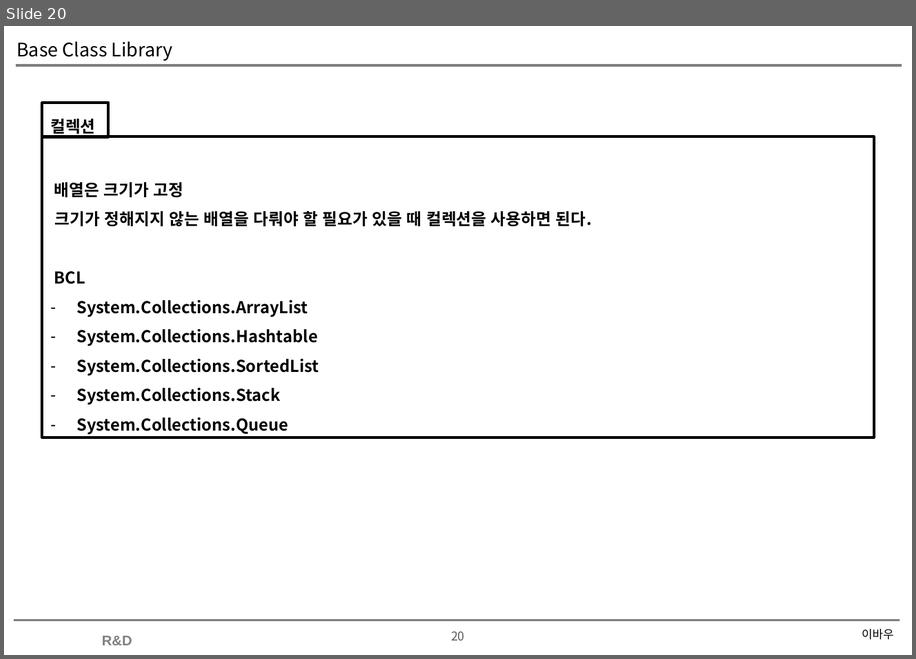
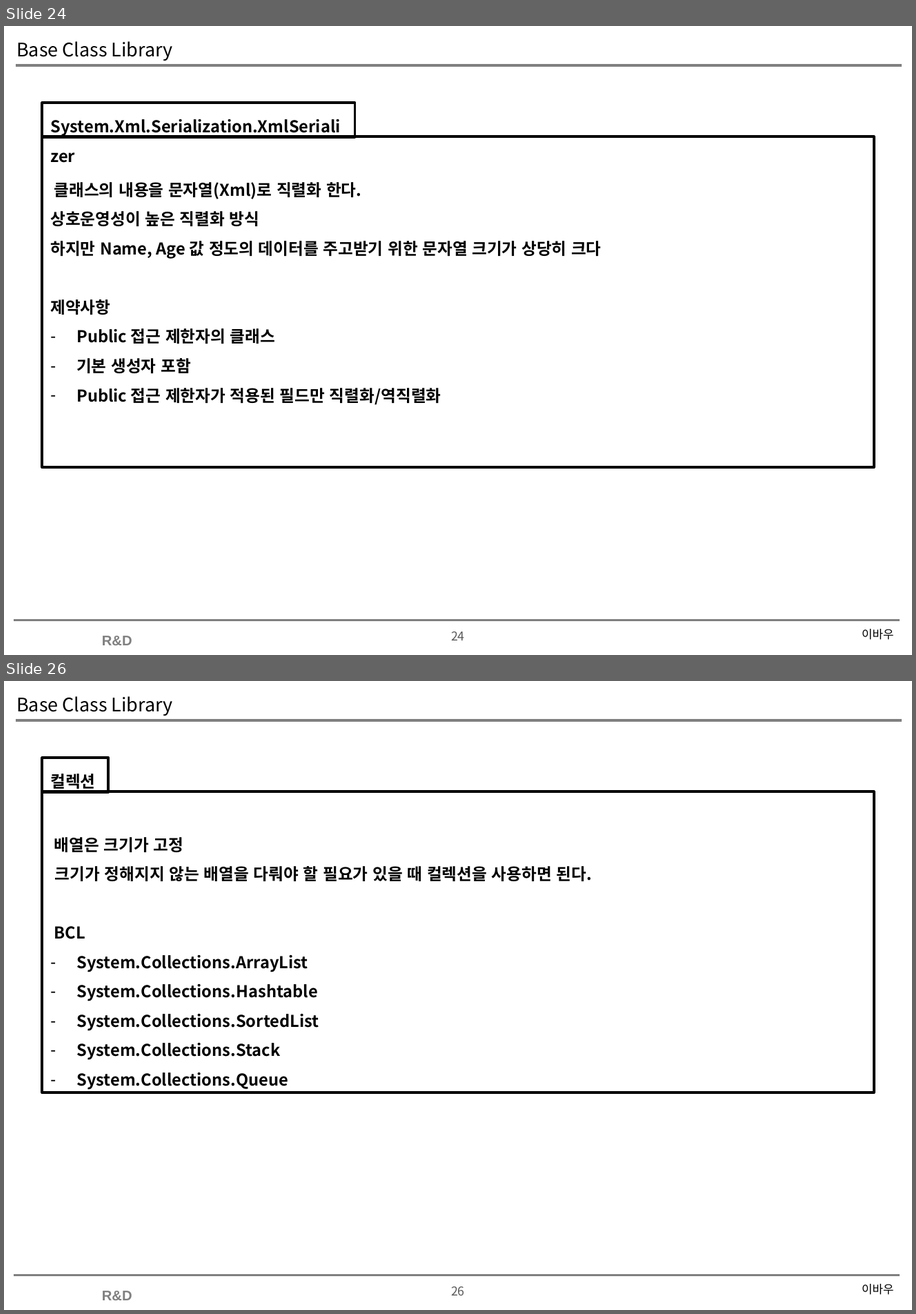
Before and after one commit to soultomind/CSharpStudy, a slide deck: CSharpStudy.Day20200627/Base Class Library.pptx. Shown one above the other, each under a label of ours: slide 20 before the commit, slides 24 and 26 after it; the slides between them are not shown. The pictures are 916x659 and 916x1314 pixels, drawn with LibreOffice and Linux fonts; fonts in the diff are those of the drawing; background and template pictures are left out. Boxes give left, top, right and bottom in pixels: in the first picture for what was removed or moved away, otherwise in the second. Text is boxed around its words. In the diff, an @@ line names an element or a change of style, - is before the commit and + after.

```diff
--- a/CSharpStudy.Day20200627/Base Class Library.pptx
+++ b/CSharpStudy.Day20200627/Base Class Library.pptx
@@ slide 24 added at [4, 26, 912, 655], background #FFFFFF; not listed: 4 template elements that a slide beside it also shows @@
@@ title added at [16, 41, 173, 61], 16 pt, text #000000 @@
+Base Class Library
@@ rectangle added at [43, 103, 355, 138], outline #000000 2.25 pt, 14 pt, text #000000, bold @@
+System.Xml.Serialization.XmlSerializer
@@ rectangle added at [43, 136, 874, 467], outline #000000 2.25 pt, 14 pt, text #000000, bold @@
+클래스의 내용을 문자열(Xml)로 직렬화 한다.
+상호운영성이 높은 직렬화 방식
+하지만 Name, Age 값 정도의 데이터를 주고받기 위한 문자열 크기가 상당히 크다
+제약사항
+– Public 접근 제한자의 클래스
+– 기본 생성자 포함
+– Public 접근 제한자가 적용된 필드만 직렬화/역직렬화
@@ text added at [862, 628, 893, 639], 10 pt, text #000000 @@
+이바우
@@ what was slide 20 is now slide 26 @@
@@ page number at [451, 1286, 465, 1295]: text changed @@
-20
+26
```
Also in this commit, not shown: 2 slides changed, 5 other slides added, 5 other files.
